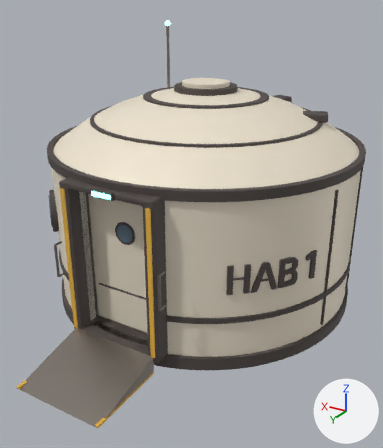
A saved change to the glTF model models/building_habitat.glb.
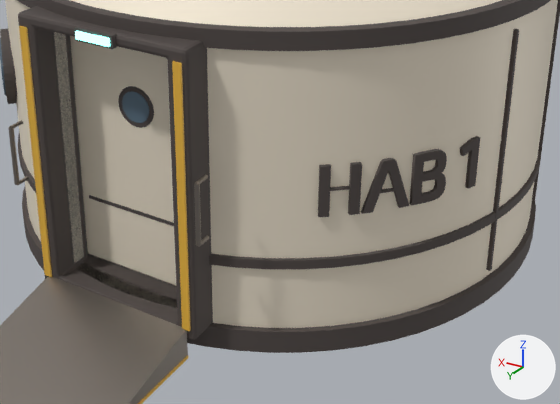
There are two pictures of each version: one whole from a 50 mm camera at (-4.24, 7.51, 4.85) aimed at (-0.14, 0.67, 1.43), one close up on the part from 13% to 94% of the width and 39% to 89% of the height. The lights are fixed; the arrows at lower right show +X, +Y and +Z. The older version's two pictures come first. Where no turn or scale is listed for an object, it has been applied to the vertices. Vertices at exactly the same position are counted once.

Script lines for the objects in view, before the commit:
```python
me_cylinder = bpy.data.meshes.new('Cylinder')
me_cylinder.from_pydata(...)  # 284 vertices, 572 faces; spans x -2.5..2.5, y -2.5..2.5, z -1.3..1.3
me_cylinder.materials.append(mat_body)  # pale yellow #efe4d0
me_detail_col = bpy.data.meshes.new('detail-col')
me_detail_col.from_pydata(...)  # 1690 vertices, 3256 faces; spans x -1.85..3.38, y -5.18..1.2, z -1.38..3.09
# faces by material slot: [48, 280, 2412, 144, 372]
me_detail_col.materials.append(mat_hazard)  # orange #e7b440
me_detail_col.materials.append(mat_metal)  # grey #9c948c
me_detail_col.materials.append(mat_trim)  # dark grey #4f4744
me_detail_col.materials.append(mat_light)  # cyan #8ef7ea, glowing cyan #93fff2
me_detail_col.materials.append(mat_glass)  # blue #5b7182
me_sphere = bpy.data.meshes.new('Sphere')
me_sphere.from_pydata(...)  # 289 vertices, 574 faces; spans x -2.49..2.49, y -2.49..2.49, z 3.02..3.92
me_sphere.materials.append(mat_body)  # pale yellow #efe4d0
ob_detail_col = bpy.data.objects.new('detail-col', me_detail_col)
ob_detail_col.location = (-0.7, 2.63, 1.38)
ob_roof_col = bpy.data.objects.new('roof-col', me_sphere)
ob_roof_col.location = (0.0, 0.0, -0.42)
ob_wall_col = bpy.data.objects.new('wall-col', me_cylinder)
ob_wall_col.location = (0.0, 0.0, 1.3)
# also in view: 'door' at (0.0, 2.23, 1.41); 'floor-col' at (0.0, 0.0, 0.14); 'ramp-col' at (0.0, 3.23, 0.14); 'hatch-col' at (0.0, 2.43, 1.38)
```
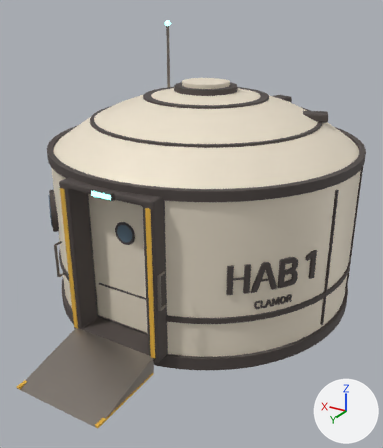
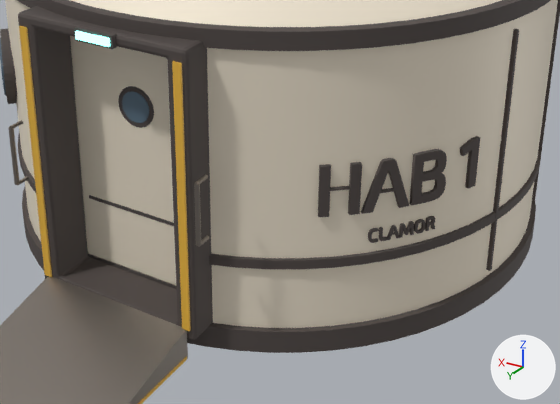
What differs and where, as boxes (x1, y1, x2, y2) in the close-ups (560 x 404 px; the box of a moved part takes in the faces that stretch with it):
part 1 of me_detail_col, added
    after: (387, 225, 400, 240)
part 2 of me_detail_col, added
    after: (425, 216, 436, 231)
part 3 of me_detail_col, added
    after: (414, 219, 425, 234)
part 4 of me_detail_col, added
    after: (368, 228, 379, 243)
part 5 of me_detail_col, added
    after: (399, 221, 414, 238)
part 6 of me_detail_col, added
    after: (379, 227, 388, 241)
part 7 of me_cylinder, moved or reshaped (not visible afterwards)
    before: (54, 32, 177, 308)
'floor-col', unchanged, covered by the edit
    before: (85, 254, 177, 299)
    after: (88, 254, 176, 289)

The change, as a list of edits to the scene's bpy script:
```text
Change me_detail_col:
    used by ob_detail_col; location = (-0.7, 2.63, 1.38)
    remove me_detail_col.from_pydata(...)  # 1690 vertices, 3256 faces; spans x -1.85..3.38, y -5.18..1.2, z -1.38..3.09
    add me_detail_col.from_pydata(...)  # 2210 vertices, 4320 faces; spans x -1.85..3.38, y -5.18..1.19, z -1.38..3.09
    me_detail_col part 1: the loose piece of 68 vertices spanning x -1.31..-1.01, y -1.14..-0.81, z -0.17..0.25 is copied, and the copy is multiplied about its middle by the matrix ((0.495, -0.213, 0.004), (-0.182, 0.437, -0.003), (0.0, 0.0, 0.267)), then moved by (-0.05, -0.06, -0.43); it spans x -1.27..-1.17, y -1.08..-0.98, z -0.44..-0.33
    me_detail_col part 2: a new loose piece of 136 vertices spanning x -1.45..-1.37, y -1.34..-1.25, z -0.44..-0.33, in mat_trim (dark grey #4f4744)
    me_detail_col part 3: a new loose piece of 112 vertices spanning x -1.4..-1.32, y -1.26..-1.17, z -0.45..-0.33, in mat_trim (dark grey #4f4744)
    me_detail_col part 4: a new loose piece of 92 vertices spanning x -1.15..-1.07, y -0.95..-0.87, z -0.45..-0.33, in mat_trim (dark grey #4f4744)
    me_detail_col part 5: a new loose piece of 78 vertices spanning x -1.34..-1.24, y -1.18..-1.06, z -0.44..-0.33, in mat_trim (dark grey #4f4744)
    me_detail_col part 6: a new loose piece of 34 vertices spanning x -1.2..-1.13, y -1.01..-0.93, z -0.44..-0.33, in mat_trim (dark grey #4f4744)
    other edits to the shape of me_detail_col do not show in these pictures
Change me_cylinder:
    used by ob_wall_col; location = (0.0, 0.0, 1.3)
    remove me_cylinder.from_pydata(...)  # 284 vertices, 572 faces; spans x -2.5..2.5, y -2.5..2.5, z -1.3..1.3
    add me_cylinder.from_pydata(...)  # 288 vertices, 580 faces; spans x -2.5..2.5, y -2.5..2.5, z -1.3..1.3
    me_cylinder part 7: 20 vertices moved from x -0.6..0.6, y 2.33..2.5, z -1.02..1.18 to x -0.7..0.7, y 2.33..2.5, z -1.07..1.23; 8 vertices removed from x -0.6..0.6, y 2.3..2.45, z -1.02..1.18; 12 vertices added at x -0.7..0.7, y 2.27..2.45, z -1.07..1.23
```
